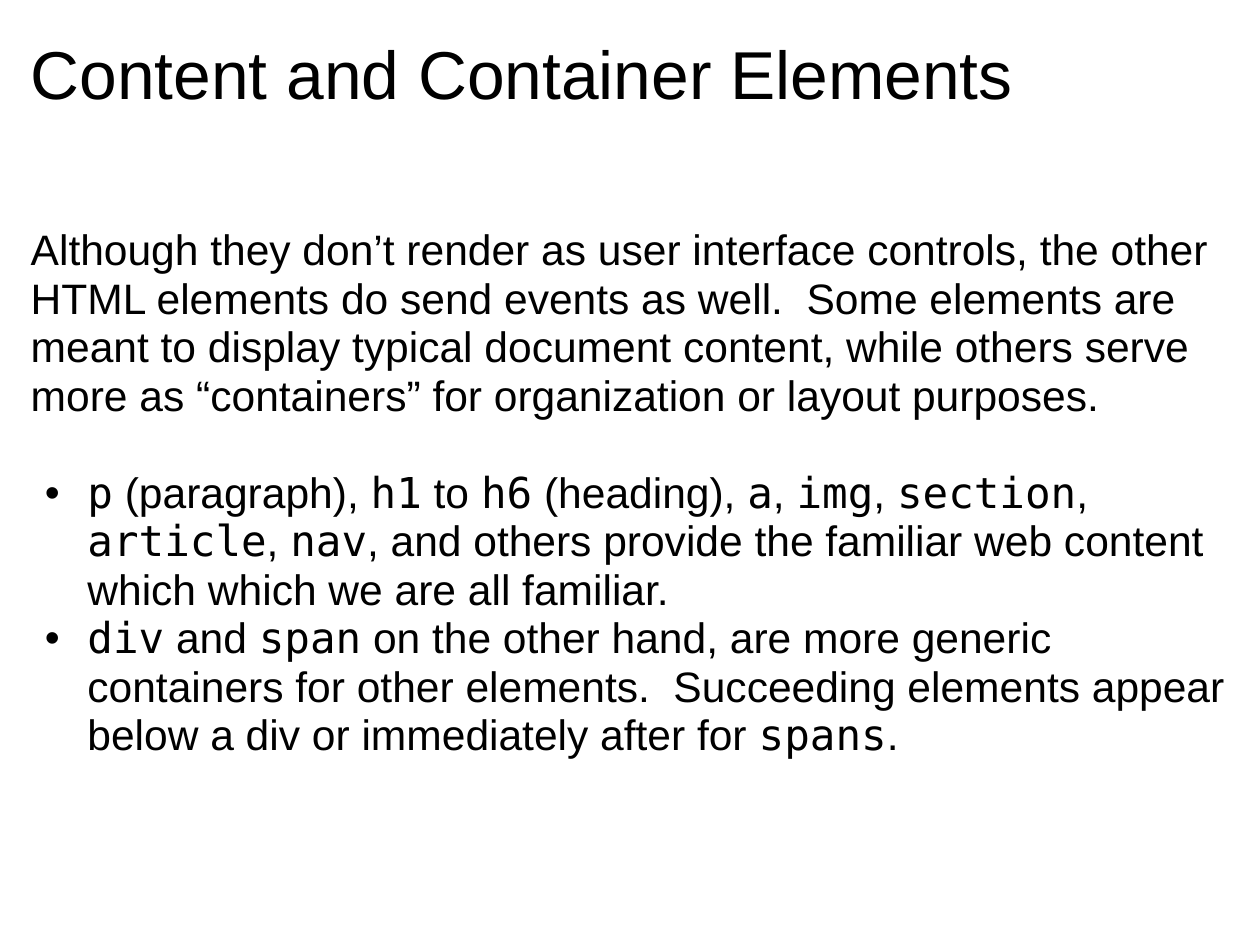
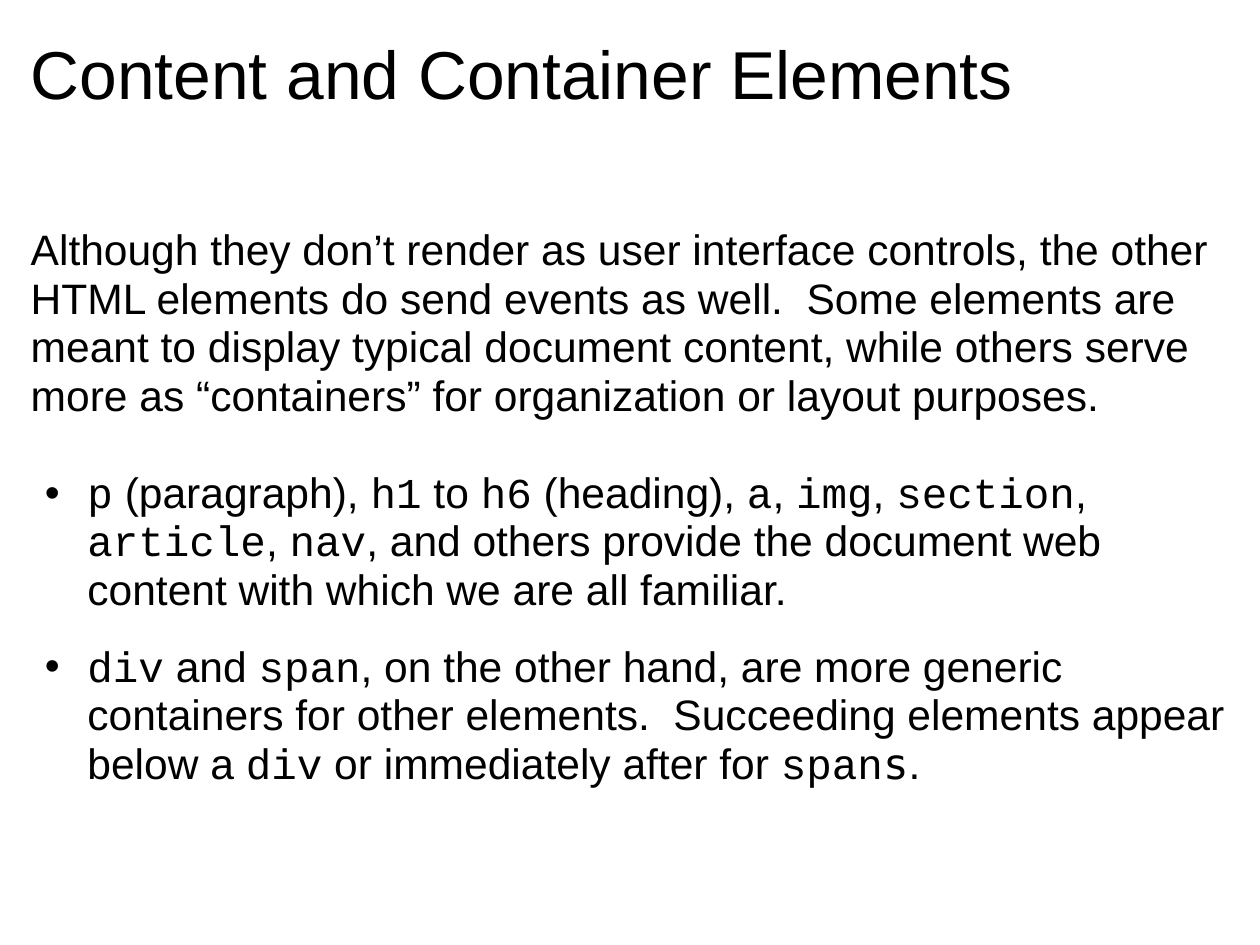
Before and after one commit to dondi/javascript-book, a slide deck: slide 11 of presentations/Chapter_6_Presentation.ppt. Drawn at 1260x945 pixels with LibreOffice and Linux fonts; fonts in the diff are those of the drawing; background and template pictures are left out. Boxes give left, top, right and bottom in pixels: in the first picture for what was removed or moved away, otherwise in the second. Text is boxed around its words. In the diff, an @@ line names an element or a change of style, - is before the commit and + after.

```diff
--- a/presentations/Chapter_6_Presentation.ppt
+++ b/presentations/Chapter_6_Presentation.ppt
@@ text at bbox=[87, 477, 1224, 788]: text changed @@
-  • p (paragraph), h1 to h6 (heading), a, img, section, article, nav, and others provide the familiar web content which which we are all familiar.
-  • div and span on the other hand, are more generic containers for other elements. Succeeding elements appear below a div or immediately after for spans.
+  • p (paragraph), h1 to h6 (heading), a, img, section, article, nav, and others provide the document web content with which we are all familiar.
+  • div and span, on the other hand, are more generic containers for other elements. Succeeding elements appear below a div or immediately after for spans.
```
Also in this commit, not shown: 8 other slides changed, 1 other file.
